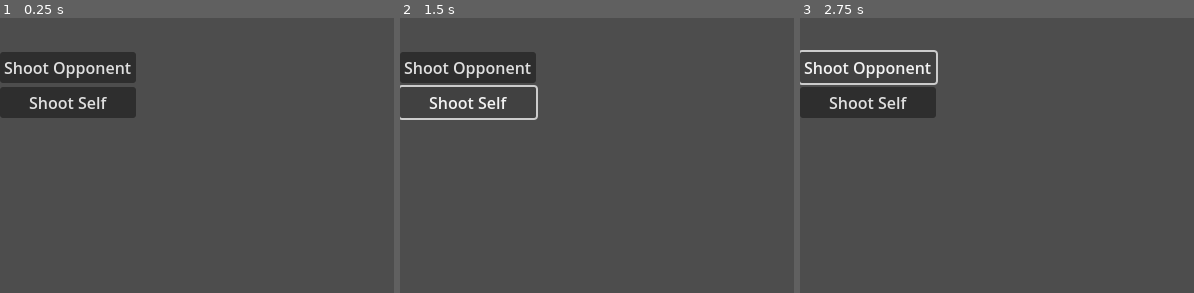
Above: before the commit, frames 1-3 (left to right).
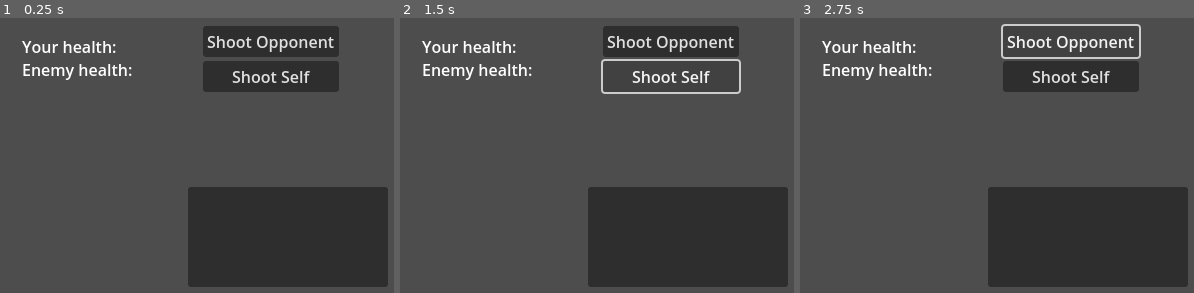
Above: after the commit, the same moments.

Repository: Ikatono/BuckshotGodot
Game: Godot game, scene res://gameplay.tscn
Same seed, same stepped clock (60 frames per second), same inputs: the game is played once before the commit and once after it. The project has no main scene, so this scene is started directly.
Inputs:
- Up to frame 1 (0.25 s): no input
- Up to frame 2 (1.5 s): click "Shoot Opponent" at 0.5 s; click "Shoot Self" at 1.25 s
- Up to frame 3 (2.75 s): click "Shoot Opponent" at 2 s

The runs differ from the first frame. In frame 1, 34% of the frame differs, in the area x 0-99%, y 2-98%; in frame 2, 28%; in frame 3, 29%.
Error before the commit: Invalid access to property or key 'max_inventory' on a base object of type 'Nil'. (res://ItemManager.gd:53)
Error after the commit: Invalid access to property or key 'max_inventory' on a base object of type 'Nil'. (res://ItemManager.gd:57)

Commit message:
last commit before architecture rewrite

Diff:
--- a/InventoryButton.tscn
+++ b/InventoryButton.tscn
@@ -5,4 +5,6 @@
 [node name="InventoryButton" type="Button"]
 offset_right = 8.0
 offset_bottom = 8.0
+size_flags_horizontal = 3
+size_flags_vertical = 3
 script = ExtResource("1_c4b6l")
--- a/ItemManager.gd
+++ b/ItemManager.gd
@@ -13,7 +13,11 @@
 func choose_width(items: int) -> int:
 	if items <= 1:
 		return 1
-	elif items <= 4:
+	elif items == 2:
+		return 2
+	elif items == 3:
+		return 3
+	elif items == 4:
 		return 2
 	elif items <= 6:
 		return 3
@@ -24,7 +28,7 @@
 	elif items <= 24:
 		return 6
 	#rough method to format larger numbers
-	return floor(sqrt(items * 2 + 1))
+	return floor(sqrt(items * 2))
 
 #delete all children and create new ones
 func reset_children(child_count: int):
--- a/gameplay.tscn
+++ b/gameplay.tscn
@@ -8,17 +8,21 @@
 [ext_resource type="Script" path="res://ShellIndicatorScript.gd" id="6_cuhb1"]
 [ext_resource type="Script" path="res://LastShellIndicatorScript.gd" id="7_a13n1"]
 
-[node name="Gameplay" type="VBoxContainer"]
+[node name="Gameplay" type="Control"]
+layout_mode = 3
 anchors_preset = 15
 anchor_right = 1.0
 anchor_bottom = 1.0
 grow_horizontal = 2
 grow_vertical = 2
-alignment = 1
 script = ExtResource("1_bwqjh")
 
-[node name="ShootOptions" type="GridContainer" parent="."]
+[node name="ShootOptions" type="VBoxContainer" parent="."]
 layout_mode = 2
+offset_left = 203.0
+offset_top = 173.0
+offset_right = 339.0
+offset_bottom = 239.0
 
 [node name="ShootOtherButton" type="Button" parent="ShootOptions"]
 layout_mode = 2
@@ -30,32 +34,54 @@
 text = "Shoot Self"
 script = ExtResource("3_b73ex")
 
-[node name="Inventory" type="GridContainer" parent="."]
+[node name="InventoryBackground" type="Panel" parent="."]
+layout_mode = 0
+offset_left = 188.0
+offset_top = 334.0
+offset_right = 388.0
+offset_bottom = 434.0
+
+[node name="Inventory" type="GridContainer" parent="InventoryBackground"]
 layout_mode = 2
+offset_right = 200.0
+offset_bottom = 100.0
 script = ExtResource("1_1voyt")
 
 [node name="HealthIndicators" type="RichTextLabel" parent="."]
 layout_mode = 2
+offset_left = 22.0
+offset_top = 182.0
+offset_right = 158.0
+offset_bottom = 228.0
 text = "Your health:
 Enemy health:"
+fit_content = true
+autowrap_mode = 0
 script = ExtResource("3_mi1t4")
 
 [node name="ShellIndicator" type="RichTextLabel" parent="."]
 layout_mode = 2
+offset_left = 140.0
+offset_top = 70.0
+offset_right = 141.0
+offset_bottom = 116.0
 script = ExtResource("6_cuhb1")
 
 [node name="LastShellIndicator" type="ColorRect" parent="."]
 layout_mode = 2
+offset_top = 120.0
+offset_right = 136.0
+offset_bottom = 120.0
 script = ExtResource("7_a13n1")
 
 [connection signal="display_shell" from="." to="LastShellIndicator" method="_on_gameplay_display_shell"]
-[connection signal="new_round" from="." to="Inventory" method="_on_gameplay_new_round"]
+[connection signal="new_round" from="." to="InventoryBackground/Inventory" method="_on_gameplay_new_round"]
 [connection signal="new_round" from="." to="ShellIndicator" method="_on_gameplay_new_round"]
-[connection signal="new_stage" from="." to="Inventory" method="_on_gameplay_new_stage"]
+[connection signal="new_stage" from="." to="InventoryBackground/Inventory" method="_on_gameplay_new_stage"]
 [connection signal="new_stage" from="." to="HealthIndicators" method="_on_gameplay_new_stage"]
 [connection signal="player_shoot_other" from="ShootOptions/ShootOtherButton" to="." method="_on_shoot_other_button_player_shoot_other"]
 [connection signal="player_shoot_self" from="ShootOptions/ShootSelfButton" to="." method="_on_shoot_self_button_player_shoot_self"]
-[connection signal="use_beer" from="Inventory" to="." method="_on_inventory_use_beer"]
-[connection signal="use_cigs" from="Inventory" to="." method="_on_inventory_use_cigs"]
-[connection signal="use_glass" from="Inventory" to="." method="_on_inventory_use_glass"]
-[connection signal="use_saw" from="Inventory" to="." method="_on_inventory_use_saw"]
+[connection signal="use_beer" from="InventoryBackground/Inventory" to="." method="_on_inventory_use_beer"]
+[connection signal="use_cigs" from="InventoryBackground/Inventory" to="." method="_on_inventory_use_cigs"]
+[connection signal="use_glass" from="InventoryBackground/Inventory" to="." method="_on_inventory_use_glass"]
+[connection signal="use_saw" from="InventoryBackground/Inventory" to="." method="_on_inventory_use_saw"]
